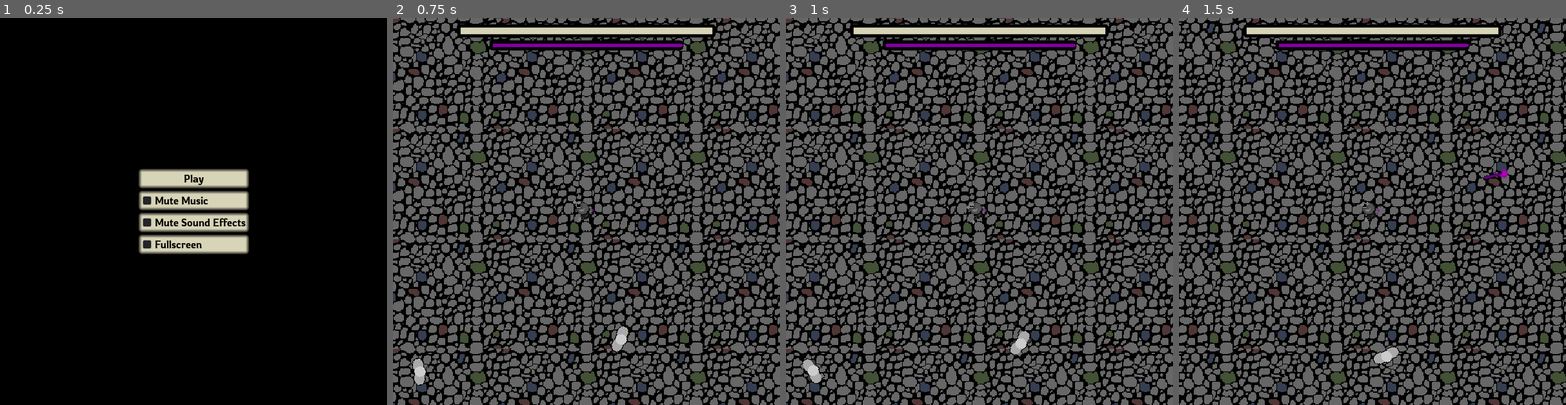
Above: before the commit, frames 1-4 (left to right).
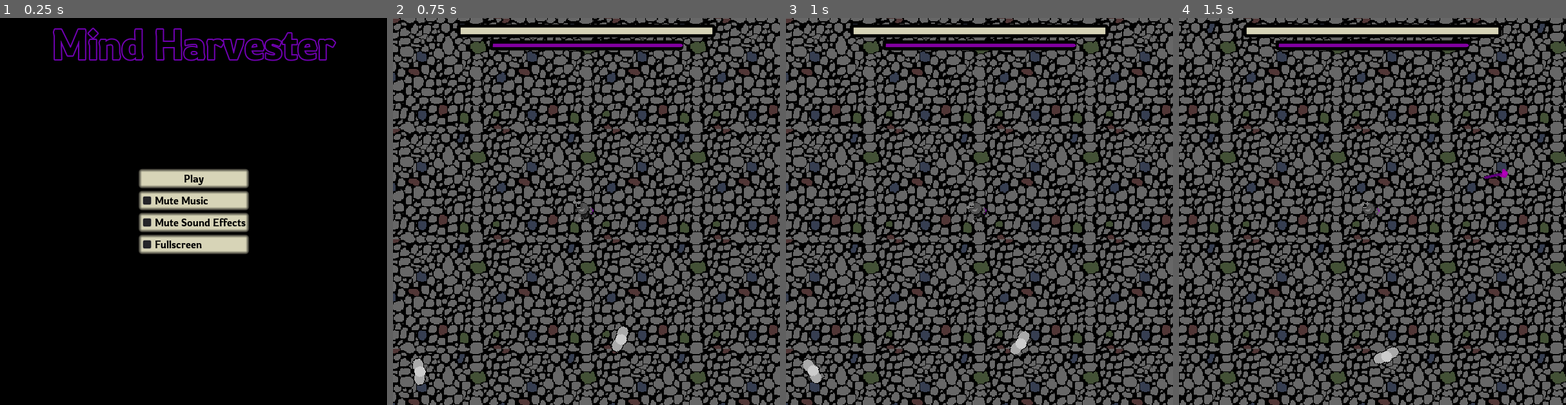
Above: after the commit, the same moments.

Repository: the-alex-g/LD52
Game: Godot game, scene res://Menu/MainMenu.tscn
Same seed, same stepped clock (60 frames per second), same inputs: the game is played once before the commit and once after it.
Inputs (mouse positions are in pixels of both pictures, inside the frame that each line leads up to):
- Up to frame 1 (0.25 s): no input
- Up to frame 2 (0.75 s): click "Play" at 0.5 s
- Up to frame 3 (1 s): no input
- Up to frame 4 (1.5 s): move the mouse to (1457, 192) at 1.27 s; hold D (right) from 1.28 s (still down); hold Space (shoot) from 1.28 s (still down)

The runs differ from the first frame. In frame 1, 1.6% of the frame differs, in the area x 13-87%, y 2-12%; in frame 2, nothing differs; in frame 3, nothing differs; in frame 4, nothing differs.

Commit message:
Incorporate SFecks

Diff:
--- a/project/AI/RootAI.gd
+++ b/project/AI/RootAI.gd
@@ -151,6 +151,7 @@
 		if target is Player:
 			target = null
 		_set_good(false)
+		$TurnBadSound.play()
 
 	elif health > 0 and not good:
 		PawnHandler.dark_strength -= strength
--- a/project/Menu/MainMenu.tscn
+++ b/project/Menu/MainMenu.tscn
@@ -1,7 +1,14 @@
-[gd_scene load_steps=3 format=2]
+[gd_scene load_steps=5 format=2]
 
 [ext_resource path="res://Menu/MainMenu.gd" type="Script" id=1]
 [ext_resource path="res://Menu/theme.tres" type="Theme" id=2]
+[ext_resource path="res://Menu/Rowdies-Light.ttf" type="DynamicFontData" id=3]
+
+[sub_resource type="DynamicFont" id=1]
+size = 64
+outline_size = 2
+outline_color = Color( 0.439216, 0, 0.694118, 1 )
+font_data = ExtResource( 3 )
 
 [node name="MainMenu" type="Control"]
 anchor_right = 1.0
@@ -44,6 +51,15 @@
 margin_bottom = 132.0
 text = "Fullscreen"
 
+[node name="Label" type="Label" parent="."]
+anchor_right = 1.0
+margin_bottom = 20.0
+custom_colors/font_color = Color( 0, 0, 0, 1 )
+custom_fonts/font = SubResource( 1 )
+text = "Mind Harvester"
+align = 1
+valign = 1
+
 [connection signal="pressed" from="VBoxContainer/Play" to="." method="_on_Play_pressed"]
 [connection signal="toggled" from="VBoxContainer/MusicMute" to="." method="_on_MusicMute_toggled"]
 [connection signal="toggled" from="VBoxContainer/SFXMute" to="." method="_on_SFXMute_toggled"]
--- a/project/Menu/theme.tres
+++ b/project/Menu/theme.tres
@@ -1,9 +1,9 @@
-[gd_resource type="Theme" load_steps=7 format=2]
+[gd_resource type="Theme" load_steps=8 format=2]
 
 [ext_resource path="res://Menu/small_font.tres" type="DynamicFont" id=1]
 
 [sub_resource type="StyleBoxFlat" id=3]
-bg_color = Color( 1, 0.985, 0.85, 1 )
+bg_color = Color( 1, 0.984314, 0.85098, 1 )
 border_width_left = 5
 border_width_top = 5
 border_width_right = 5
@@ -41,6 +41,19 @@
 corner_radius_bottom_right = 5
 corner_radius_bottom_left = 5
 
+[sub_resource type="StyleBoxFlat" id=6]
+bg_color = Color( 0.215333, 0, 0.34, 1 )
+border_width_left = 10
+border_width_top = 10
+border_width_right = 10
+border_width_bottom = 10
+border_color = Color( 0.291333, 0, 0.46, 1 )
+border_blend = true
+corner_radius_top_left = 5
+corner_radius_top_right = 5
+corner_radius_bottom_right = 5
+corner_radius_bottom_left = 5
+
 [sub_resource type="StyleBoxFlat" id=1]
 bg_color = Color( 0.843137, 0.831373, 0.717647, 1 )
 border_width_left = 5
@@ -72,5 +85,6 @@
 Button/styles/hover = SubResource( 3 )
 Button/styles/normal = SubResource( 4 )
 Button/styles/pressed = SubResource( 5 )
+Panel/styles/panel = SubResource( 6 )
 ProgressBar/styles/bg = SubResource( 1 )
 ProgressBar/styles/fg = SubResource( 2 )
--- a/project/Pawns/Pawn.tscn
+++ b/project/Pawns/Pawn.tscn
@@ -1,8 +1,10 @@
-[gd_scene load_steps=12 format=2]
+[gd_scene load_steps=14 format=2]
 
 [ext_resource path="res://AI/RootAI.gd" type="Script" id=1]
 [ext_resource path="res://Pawns/Spriteframes/PawnFrames.tres" type="SpriteFrames" id=2]
 [ext_resource path="res://Pawns/DarkHalo.png" type="Texture" id=3]
+[ext_resource path="res://Sound/VariableStreamPlayer.tscn" type="PackedScene" id=4]
+[ext_resource path="res://Sound/SFX/EnemySwap.wav" type="AudioStream" id=5]
 
 [sub_resource type="CircleShape2D" id=1]
 radius = 16.0
@@ -68,8 +70,14 @@
 [node name="Halo" type="AnimatedSprite" parent="."]
 position = Vector2( 2, 0 )
 frames = SubResource( 18 )
-frame = 1
+frame = 3
 playing = true
+
+[node name="TurnBadSound" parent="." instance=ExtResource( 4 )]
+stream = ExtResource( 5 )
+volume_db = 12.0
+pitch_variance = 0.2
+volume_variance = 2.0
 
 [connection signal="body_entered" from="AttackArea" to="." method="_on_AttackArea_body_entered"]
 [connection signal="body_exited" from="AttackArea" to="." method="_on_AttackArea_body_exited"]
--- a/project/Player/Player.gd
+++ b/project/Player/Player.gd
@@ -52,3 +52,4 @@
 
 func hit(damage:int)->void:
 	PawnHandler.player_health -= damage
+	$HitSound.play()
--- a/project/Player/Player.tscn
+++ b/project/Player/Player.tscn
@@ -1,8 +1,10 @@
-[gd_scene load_steps=16 format=2]
+[gd_scene load_steps=18 format=2]
 
 [ext_resource path="res://Player/Player.gd" type="Script" id=1]
 [ext_resource path="res://Player/PlayerIdle.png" type="Texture" id=2]
 [ext_resource path="res://Player/PlayerRun.png" type="Texture" id=3]
+[ext_resource path="res://Sound/VariableStreamPlayer.tscn" type="PackedScene" id=4]
+[ext_resource path="res://Sound/SFX/PlayerHit.wav" type="AudioStream" id=5]
 
 [sub_resource type="CircleShape2D" id=1]
 radius = 16.0
@@ -77,3 +79,6 @@
 [node name="AnimatedSprite" type="AnimatedSprite" parent="."]
 frames = SubResource( 8 )
 animation = "Idle"
+
+[node name="HitSound" parent="." instance=ExtResource( 4 )]
+stream = ExtResource( 5 )
--- a/project/Sound/Jukebox.tscn
+++ b/project/Sound/Jukebox.tscn
@@ -4,6 +4,7 @@
 [ext_resource path="res://Sound/Music/MainLoop.ogg" type="AudioStream" id=2]
 
 [node name="Jukebox" type="Node"]
+pause_mode = 2
 script = ExtResource( 1 )
 
 [node name="MainLoop" type="AudioStreamPlayer" parent="."]
--- /dev/null
+++ b/project/Sound/VariableStreamPlayer.gd
@@ -0,0 +1,18 @@
+class_name VariableStreamPlayer
+extends AudioStreamPlayer2D
+
+export var pitch_variance := 0.1
+export var volume_variance := 1.0
+
+var _original_volume := 0.0
+var _original_pitch := 0.0
+
+func _ready()->void:
+	_original_pitch = pitch_scale
+	_original_volume = volume_db
+
+
+func play(from:=0.0)->void:
+	pitch_scale = _original_pitch + max(0.0, lerp(-pitch_variance, pitch_variance, randf()))
+	volume_db = _original_volume + lerp(-volume_variance, volume_variance, randf())
+	.play()
--- /dev/null
+++ b/project/Sound/VariableStreamPlayer.tscn
@@ -0,0 +1,7 @@
+[gd_scene load_steps=2 format=2]
+
+[ext_resource path="res://Sound/VariableStreamPlayer.gd" type="Script" id=1]
+
+[node name="VariableStreamPlayer" type="AudioStreamPlayer2D"]
+bus = "SFX"
+script = ExtResource( 1 )
--- a/project/Sound/audiobus.tres
+++ b/project/Sound/audiobus.tres
@@ -11,5 +11,5 @@
 bus/2/solo = false
 bus/2/mute = false
 bus/2/bypass_fx = false
-bus/2/volume_db = 0.0
+bus/2/volume_db = 2.647
 bus/2/send = "Master"
--- a/project/Weapons/Bolt.gd
+++ b/project/Weapons/Bolt.gd
@@ -28,6 +28,7 @@
 	for body in get_overlapping_bodies():
 		if body.has_method("hit"):
 			body.hit(damage)
+	$ExplosionSound.play()
 
 	$ExplosionParticles.emitting = true
 	# warning-ignore:return_value_discarded
--- a/project/Weapons/DarkBolt.tscn
+++ b/project/Weapons/DarkBolt.tscn
@@ -1,7 +1,9 @@
-[gd_scene load_steps=5 format=2]
+[gd_scene load_steps=7 format=2]
 
 [ext_resource path="res://Weapons/ParticleCircle.png" type="Texture" id=1]
+[ext_resource path="res://Sound/SFX/BoltExplosion.wav" type="AudioStream" id=2]
 [ext_resource path="res://Weapons/Bolt.gd" type="Script" id=3]
+[ext_resource path="res://Sound/VariableStreamPlayer.tscn" type="PackedScene" id=4]
 
 [sub_resource type="CircleShape2D" id=1]
 radius = 16.0
@@ -33,3 +35,6 @@
 gravity = Vector2( 0, 0 )
 initial_velocity = 16.0
 color_ramp = SubResource( 2 )
+
+[node name="ExplosionSound" parent="." instance=ExtResource( 4 )]
+stream = ExtResource( 2 )
--- a/project/Weapons/GoodBolt.tscn
+++ b/project/Weapons/GoodBolt.tscn
@@ -1,7 +1,9 @@
-[gd_scene load_steps=5 format=2]
+[gd_scene load_steps=7 format=2]
 
 [ext_resource path="res://Weapons/ParticleCircle.png" type="Texture" id=1]
+[ext_resource path="res://Sound/SFX/BoltExplosion.wav" type="AudioStream" id=2]
 [ext_resource path="res://Weapons/Bolt.gd" type="Script" id=3]
+[ext_resource path="res://Sound/VariableStreamPlayer.tscn" type="PackedScene" id=4]
 
 [sub_resource type="CircleShape2D" id=1]
 radius = 16.0
@@ -33,3 +35,6 @@
 gravity = Vector2( 0, 0 )
 initial_velocity = 16.0
 color_ramp = SubResource( 2 )
+
+[node name="ExplosionSound" parent="." instance=ExtResource( 4 )]
+stream = ExtResource( 2 )
--- a/project/project.godot
+++ b/project/project.godot
@@ -23,11 +23,17 @@
 "class": "RootAI",
 "language": "GDScript",
 "path": "res://AI/RootAI.gd"
+}, {
+"base": "AudioStreamPlayer2D",
+"class": "VariableStreamPlayer",
+"language": "GDScript",
+"path": "res://Sound/VariableStreamPlayer.gd"
 } ]
 _global_script_class_icons={
 "MageAI": "",
 "Player": "",
-"RootAI": ""
+"RootAI": "",
+"VariableStreamPlayer": ""
 }
 
 [application]
Not shown, added: project/Sound/SFX/BoltExplosion.wav.import
Not shown, added: project/Sound/SFX/EnemySwap.wav.import
Not shown, added: project/Sound/SFX/PlayerHit.wav.import
Not shown, added: project/Sound/SFX/BoltExplosion.wav
Not shown, added: project/Sound/SFX/EnemySwap.wav
Not shown, added: project/Sound/SFX/PlayerHit.wav
